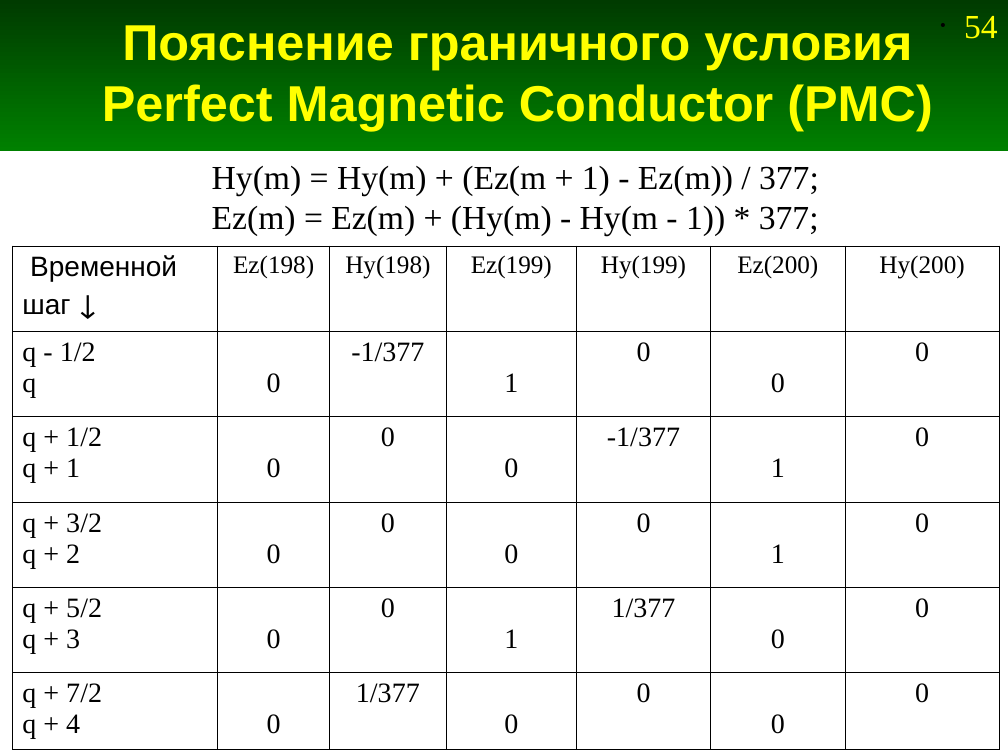
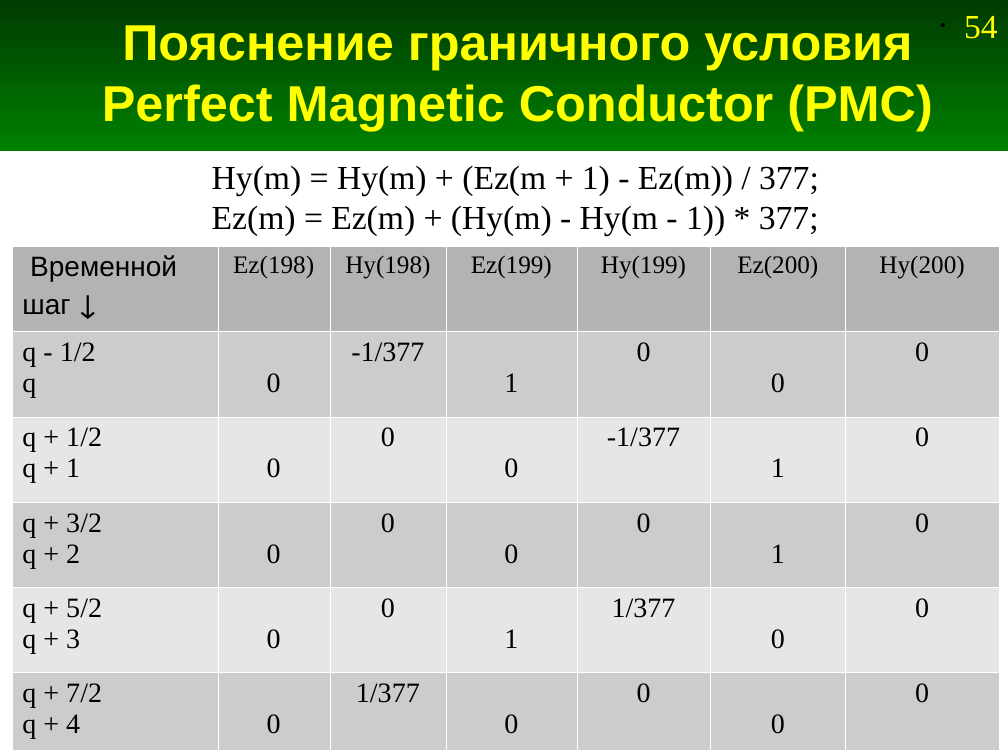
Before and after one commit to andris0147sv/modelling, a slide deck: slide 54 of presentations/2. FDTD.odp. Drawn at 1008x756 pixels with LibreOffice and Linux fonts; fonts in the diff are those of the drawing. Boxes give left, top, right and bottom in pixels: in the first picture for what was removed or moved away, otherwise in the second. Text is boxed around its words. In the diff, an @@ line names an element or a change of style, - is before the commit and + after.

```diff
--- a/presentations/2. FDTD.odp
+++ b/presentations/2. FDTD.odp
@@ table at bbox=[12, 246, 999, 750] @@
@@ fill none to #B3B3B3 in row 1 @@
@@ fill none to #CCCCCC in 21 cells @@
@@ fill none to #E6E6E6 in 14 cells @@
@@ borders changed @@
```
Also in this commit, not shown: 39 other slides changed, 9 other files.
